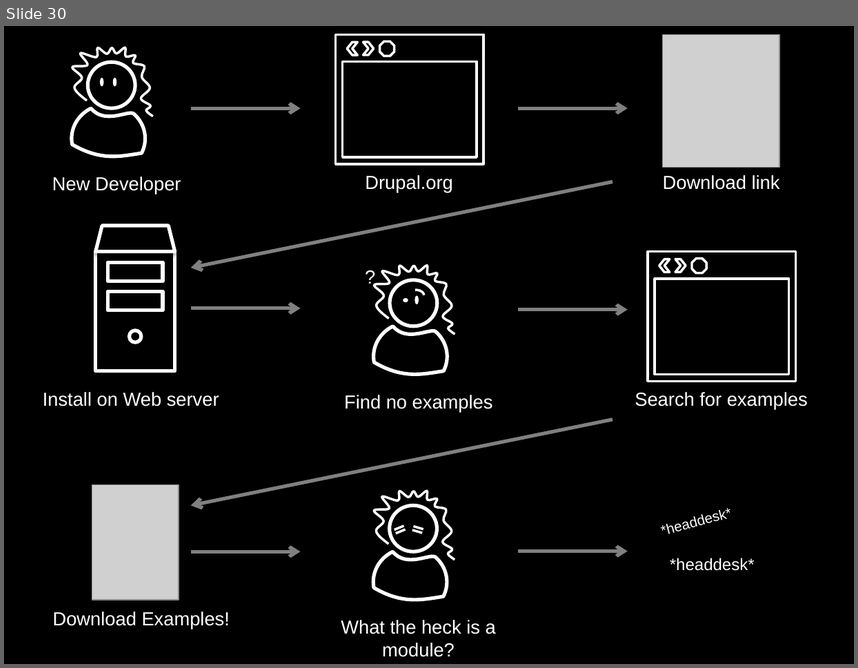
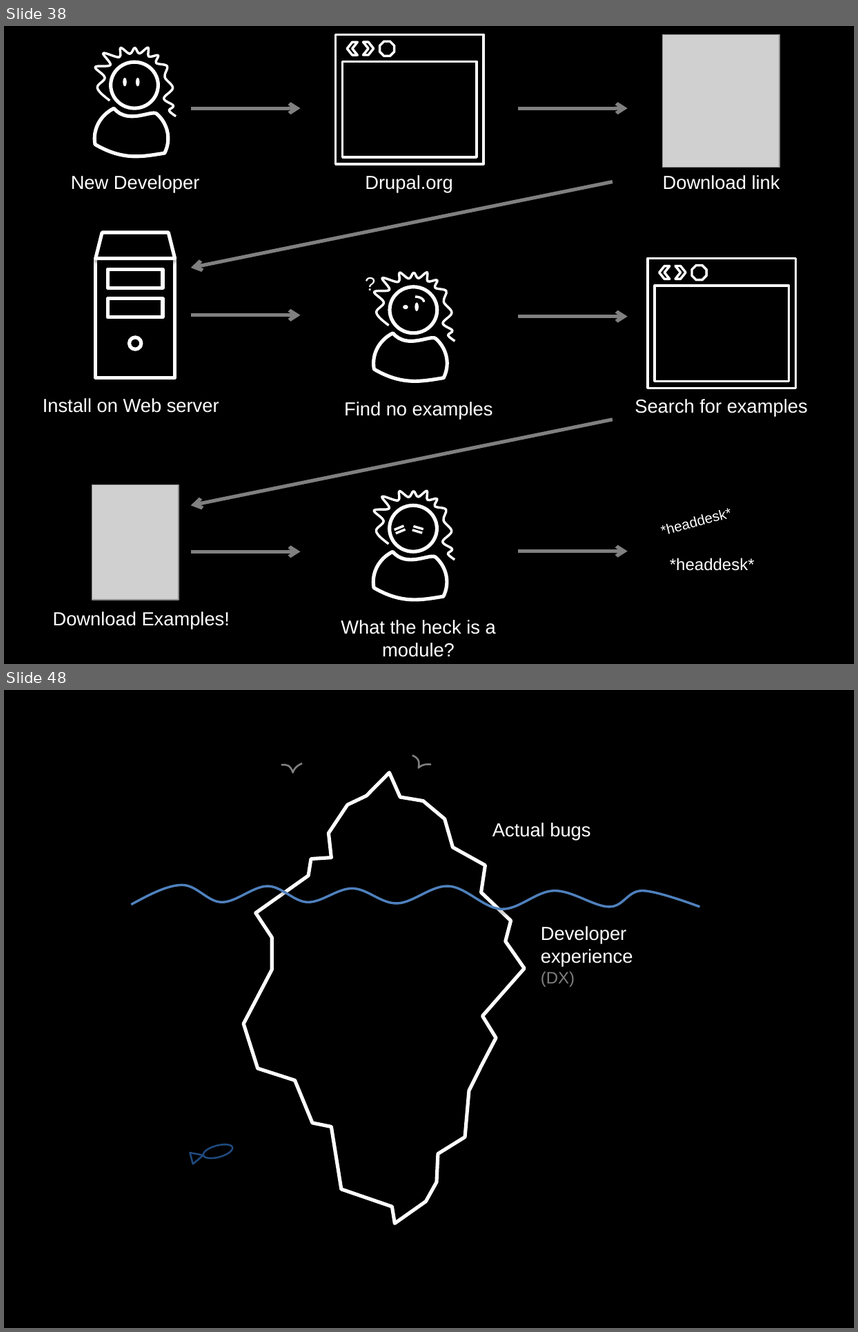
Before and after one commit to socketwench/exampleModuleAintCore, a slide deck: src/exampleModuleAintCore.pptx. Shown one above the other, each under a label of ours: slide 30 before the commit, slides 38 and 48 after it; the slides between them are not shown. The pictures are 858x668 and 858x1332 pixels, drawn with LibreOffice and Linux fonts; fonts in the diff are those of the drawing; grey boxes stand for pictures. Boxes give left, top, right and bottom in pixels: in the first picture for what was removed or moved away, otherwise in the second. Text is boxed around its words. In the diff, an @@ line names an element or a change of style, - is before the commit and + after.

```diff
--- a/src/exampleModuleAintCore.pptx
+++ b/src/exampleModuleAintCore.pptx
@@ slide 48 added at <box>4,690,854,1328</box>, background #000000 @@
@@ freeform shape added at <box>281,763,301,773</box>, outline #808080 1.5 pt @@
@@ freeform shape added at <box>408,754,431,773</box>, outline #808080 1.5 pt @@
@@ freeform shape added at <box>243,773,524,1223</box>, outline #FFFFFF 3 pt @@
@@ text added at <box>493,822,590,840</box>, 16 pt, text #FFFFFF @@
+Actual bugs
@@ freeform shape added at <box>132,885,700,909</box>, outline #4F81BD 2 pt @@
@@ text added at <box>541,926,633,987</box>, 16 pt, text #FFFFFF @@
+Developer experience
+(DX)
@@ ellipse added at <box>202,1141,234,1161</box>, outline #1F497D 1.5 pt @@
@@ triangle added at <box>190,1150,205,1164</box>, outline #1F497D 1.5 pt @@
@@ what was slide 30 is now slide 38 @@
@@ slide 38 changed as well @@
@@ 3 ellipses, 2 freeform shapes: place and size @@
-3 ellipses, 2 freeform shapes at <box>72,47,153,157</box>
+3 ellipses, 2 freeform shapes at <box>95,47,176,157</box>
@@ text "New Developer": place and size @@
-text "New Developer" at <box>52,176,181,194</box>
+text "New Developer" at <box>71,175,199,193</box>
@@ 5 rectangles, 4 texts, 4 ellipses, 2 chevrons, 2 arrows, 2 freeform shapes, 1 trapezoid, 1 octagon, 1 arc (boxed as its full ellipse): place and size @@
-5 rectangles, 4 texts, 4 ellipses, 2 chevrons, 2 arrows, 2 freeform shapes, 1 trapezoid, 1 octagon, 1 arc (boxed as its full ellipse) at <box>43,226,808,412</box>
+5 rectangles, 4 texts, 4 ellipses, 2 chevrons, 2 arrows, 2 freeform shapes, 1 trapezoid, 1 octagon, 1 arc (boxed as its full ellipse) at <box>43,232,808,419</box>
```
Also in this commit, not shown: 19 other slides added, 20 other files.
